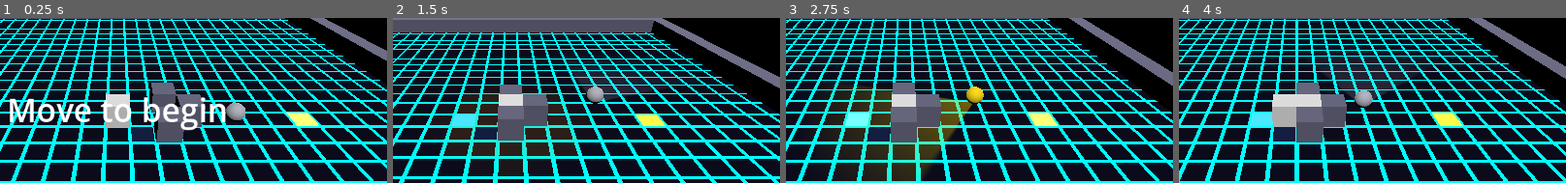
Above: before the commit, frames 1-4 (left to right).
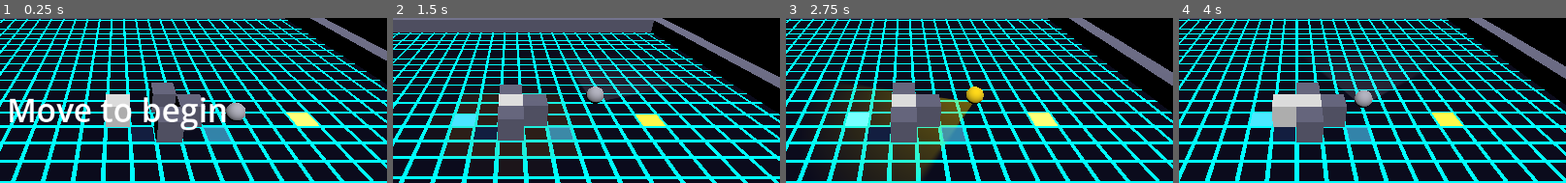
Above: after the commit, the same moments.

Repository: StevenLong/cube
Game: Godot game, scene res://main.tscn
Two runs of this game, one before a commit and one after it. Both use one fixed random seed, a clock stepped at 60 frames per second and the inputs below.
Inputs:
- Up to frame 1 (0.25 s): no input
- Up to frame 2 (1.5 s): tap Enter at 0.5 s; hold Right (move_right) 0.53-1.28 s; hold V (blend) 0.53-1.28 s; hold C (extend_depth_back) from 1.28 s (still down); tap F (camera_tilt_down) at 1.35 s
- Up to frame 3 (2.75 s): release C (extend_depth_back) at 2.03 s; hold Right (move_right) from 2.03 s (still down); tap R (camera_tilt_up) at 2.1 s
- Up to frame 4 (4 s): release Right (move_right) at 2.78 s; hold Q (extend_depth_fwd) 2.78-3.53 s; tap Space (dodge) at 2.85 s; hold Left (move_left) from 3.53 s (still down); hold E (extend) from 3.53 s (still down)
The pictures show only the part of the screen within x 35-85%, y 7-57%; the shares and areas given below are measured in that part.

The runs differ from the first frame. In frame 1, 0.5% of the frame differs, in the area x 52-60%, y 66-75%; in frame 2, 0.4%; in frame 3, 0.5%; in frame 4, 0.5%.

Commit message:
Water puddle cleanses ink: binary, whole-cube, all face marks clear on contact
Co-Authored-By: Claude Opus 4.7 <noreply@anthropic.com>

Diff:
--- a/main.tscn
+++ b/main.tscn
@@ -66,6 +66,12 @@
 albedo_color = Color(0.1, 0.15, 0.3, 1)
 metallic = 0.2
 roughness = 0.3
+
+[sub_resource type="StandardMaterial3D" id="StandardMaterial3D_Water"]
+transparency = 1
+albedo_color = Color(0.3, 0.8, 1, 0.7)
+metallic = 0.1
+roughness = 0.2
 
 [sub_resource type="BoxShape3D" id="BoxShape3D_Puddle"]
 size = Vector3(0.85, 0.5, 0.85)
@@ -332,3 +338,15 @@
 
 [node name="CollisionShape3D" type="CollisionShape3D" parent="Puddle/Area3D"]
 shape = SubResource("BoxShape3D_Puddle")
+
+[node name="WaterPuddle" type="MeshInstance3D" parent="."]
+transform = Transform3D(1, 0, 0, 0, 1, 0, 0, 0, 1, 4, 0.01, 1)
+mesh = SubResource("PlaneMesh_Puddle")
+surface_material_override/0 = SubResource("StandardMaterial3D_Water")
+
+[node name="Area3D" type="Area3D" parent="WaterPuddle" groups=["water_puddles"]]
+collision_layer = 16
+collision_mask = 2
+
+[node name="CollisionShape3D" type="CollisionShape3D" parent="WaterPuddle/Area3D"]
+shape = SubResource("BoxShape3D_Puddle")
--- a/player.gd
+++ b/player.gd
@@ -65,6 +65,7 @@
 var _box_mesh: BoxMesh
 var _face_marks: Array[bool] = [false, false, false, false, false, false]
 var _puddle_overlap_count: int = 0
+var _water_overlap_count: int = 0
 var _orient: Basis = Basis.IDENTITY
 
 @onready var _step_player: AudioStreamPlayer = $StepSound
@@ -102,6 +103,9 @@
 	for puddle in get_tree().get_nodes_in_group("ink_puddles"):
 		puddle.area_entered.connect(_on_puddle_entered)
 		puddle.area_exited.connect(_on_puddle_exited)
+	for water in get_tree().get_nodes_in_group("water_puddles"):
+		water.area_entered.connect(_on_water_entered)
+		water.area_exited.connect(_on_water_exited)
 
 
 func _on_contact(area: Area3D) -> void:
@@ -119,6 +123,17 @@
 func _on_puddle_exited(area: Area3D) -> void:
 	if area == _detection_area:
 		_puddle_overlap_count -= 1
+
+
+func _on_water_entered(area: Area3D) -> void:
+	if area == _detection_area:
+		_water_overlap_count += 1
+		_check_water_cleanse()
+
+
+func _on_water_exited(area: Area3D) -> void:
+	if area == _detection_area:
+		_water_overlap_count -= 1
 
 
 func _can_move(delta_world: Vector3) -> bool:
@@ -473,6 +488,16 @@
 	_splash_player.play()
 
 
+func _check_water_cleanse() -> void:
+	if _water_overlap_count <= 0:
+		return
+	if not _any_marked():
+		return
+	for i in _face_marks.size():
+		_face_marks[i] = false
+	_splash_player.play()
+
+
 func _maybe_deposit_footprint() -> void:
 	if not _face_marks[_down_face_id()]:
 		return
